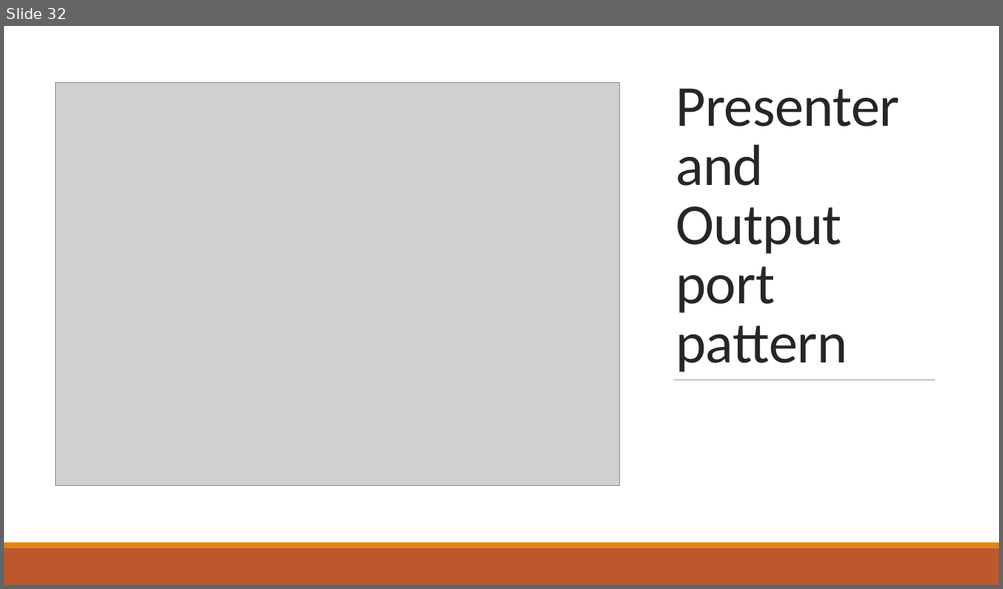
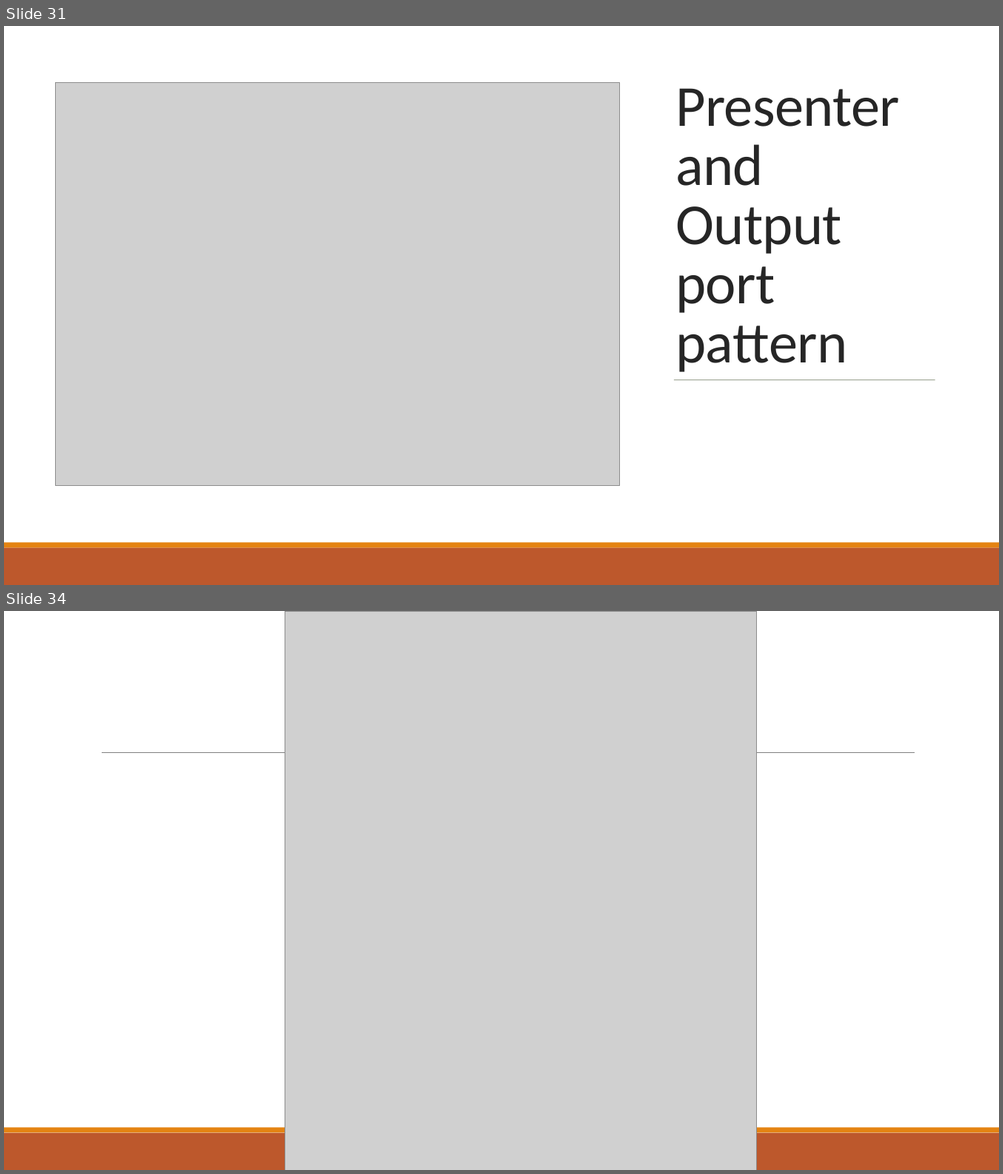
Before and after one commit to nguyentanphu/FlirtingApp, a slide deck: Introduction_to_clean_architecture.pptx. Shown one above the other, each under a label of ours: slide 32 before the commit, slides 31 and 34 after it; the slides between them are not shown. The pictures are 1003x589 and 1003x1174 pixels, drawn with LibreOffice and Linux fonts; fonts in the diff are those of the drawing; grey boxes stand for pictures. Boxes give left, top, right and bottom in pixels: in the first picture for what was removed or moved away, otherwise in the second. Text is boxed around its words. In the diff, an @@ line names an element or a change of style, - is before the commit and + after.

```diff
--- a/Introduction_to_clean_architecture.pptx
+++ b/Introduction_to_clean_architecture.pptx
@@ slide 34 added at [4,611,999,1170], background #FFFFFF @@
@@ picture added at [284,611,756,1170] @@
@@ line added from (102, 753) to (915, 753), #808080 0.5 pt @@
@@ rectangle added at [4,1133,999,1170], fill #BD582C @@
@@ rectangle added at [4,1128,999,1133], fill #E48312 @@
@@ what was slide 32 is now slide 31 @@
```
Also in this commit, not shown: 4 slides changed, 5 other slides added, 2 slides removed.
